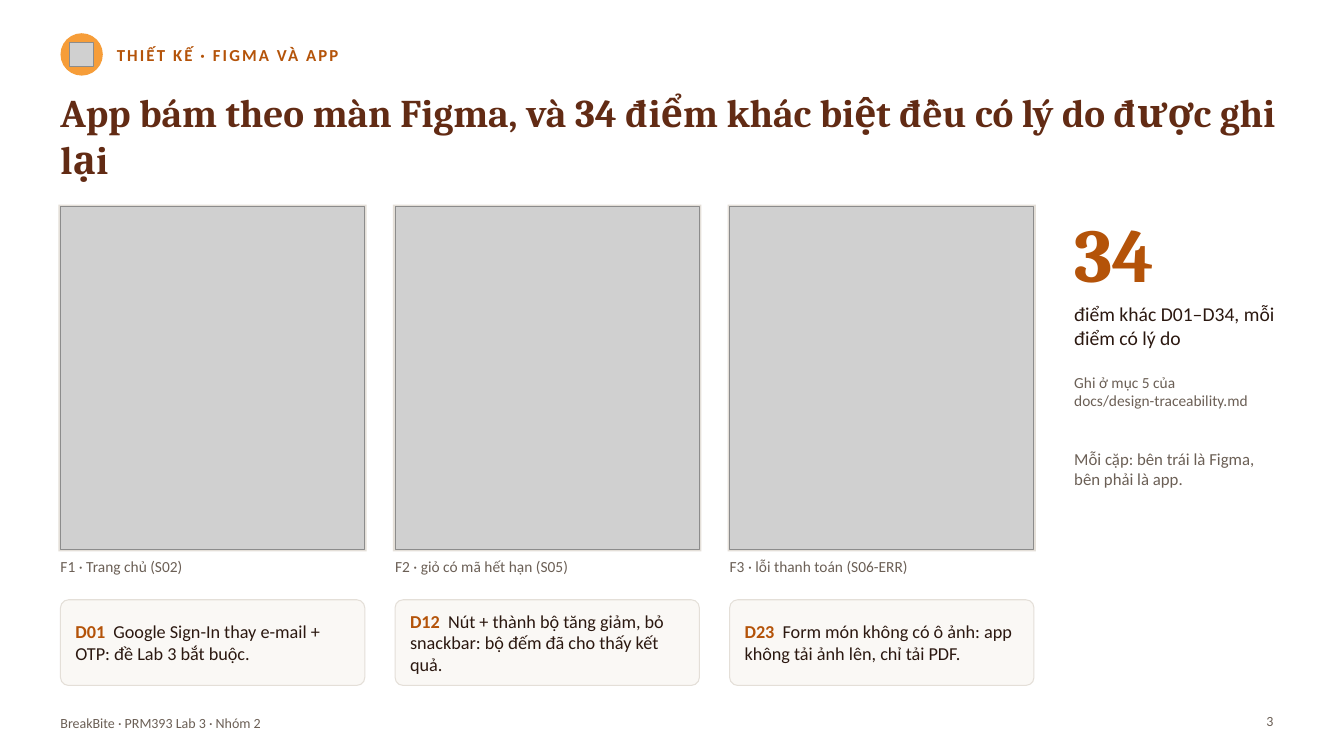
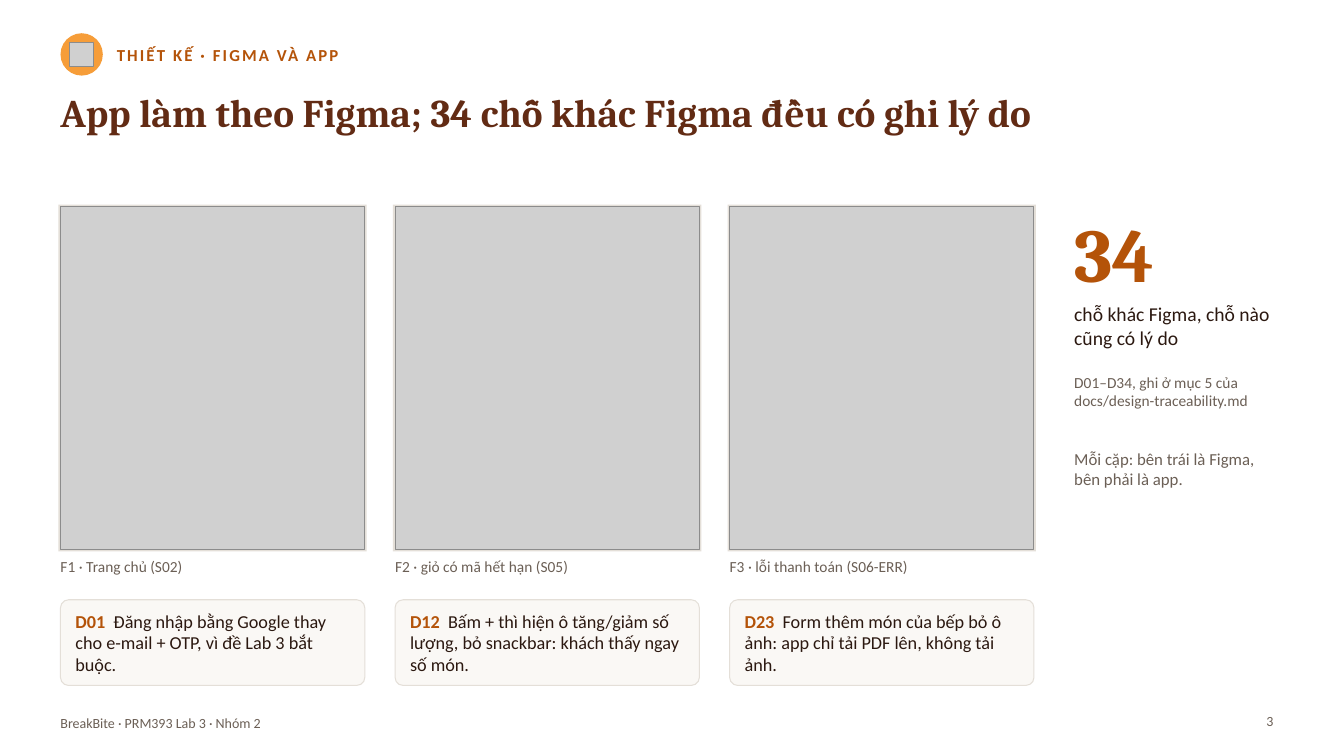
Before and after one commit to baonv0817/PRM393_Lab03_Group2, a slide deck: slide 3 of slides/Lab03_SE193905_slides.pptx. Drawn at 1344x756 pixels with LibreOffice and Linux fonts; fonts in the diff are those of the drawing; grey boxes stand for pictures. Boxes give left, top, right and bottom in pixels: in the first picture for what was removed or moved away, otherwise in the second. Text is boxed around its words. In the diff, an @@ line names an element or a change of style, - is before the commit and + after.

```diff
--- a/slides/Lab03_SE193905_slides.pptx
+++ b/slides/Lab03_SE193905_slides.pptx
@@ text at (x1=60, y1=99, x2=1031, y2=136): text changed @@
-App bám theo màn Figma, và 34 điểm khác biệt đều có lý do được ghi lại
+App làm theo Figma; 34 chỗ khác Figma đều có ghi lý do
@@ text at (x1=1074, y1=305, x2=1269, y2=349): text changed @@
-điểm khác D01–D34, mỗi điểm có lý do
+chỗ khác Figma, chỗ nào cũng có lý do
@@ text at (x1=1074, y1=377, x2=1238, y2=391): text changed @@
-Ghi ở mục 5 của
+D01–D34, ghi ở mục 5 của
@@ text in rounded rectangle at (x1=75, y1=613, x2=326, y2=674): text changed @@
-D01 Google Sign-In thay e-mail + OTP: đề Lab 3 bắt buộc.
+D01 Đăng nhập bằng Google thay cho e-mail + OTP, vì đề Lab 3 bắt buộc.
@@ text in rounded rectangle at (x1=410, y1=614, x2=679, y2=671): text changed @@
-D12 Nút + thành bộ tăng giảm, bỏ snackbar: bộ đếm đã cho thấy kết quả.
+D12 Bấm + thì hiện ô tăng/giảm số lượng, bỏ snackbar: khách thấy ngay số món.
@@ text in rounded rectangle at (x1=745, y1=614, x2=1002, y2=671): text changed @@
-D23 Form món không có ô ảnh: app không tải ảnh lên, chỉ tải PDF.
+D23 Form thêm món của bếp bỏ ô ảnh: app chỉ tải PDF lên, không tải ảnh.
```
Also in this commit, not shown: 14 other slides changed, 2 other files.
